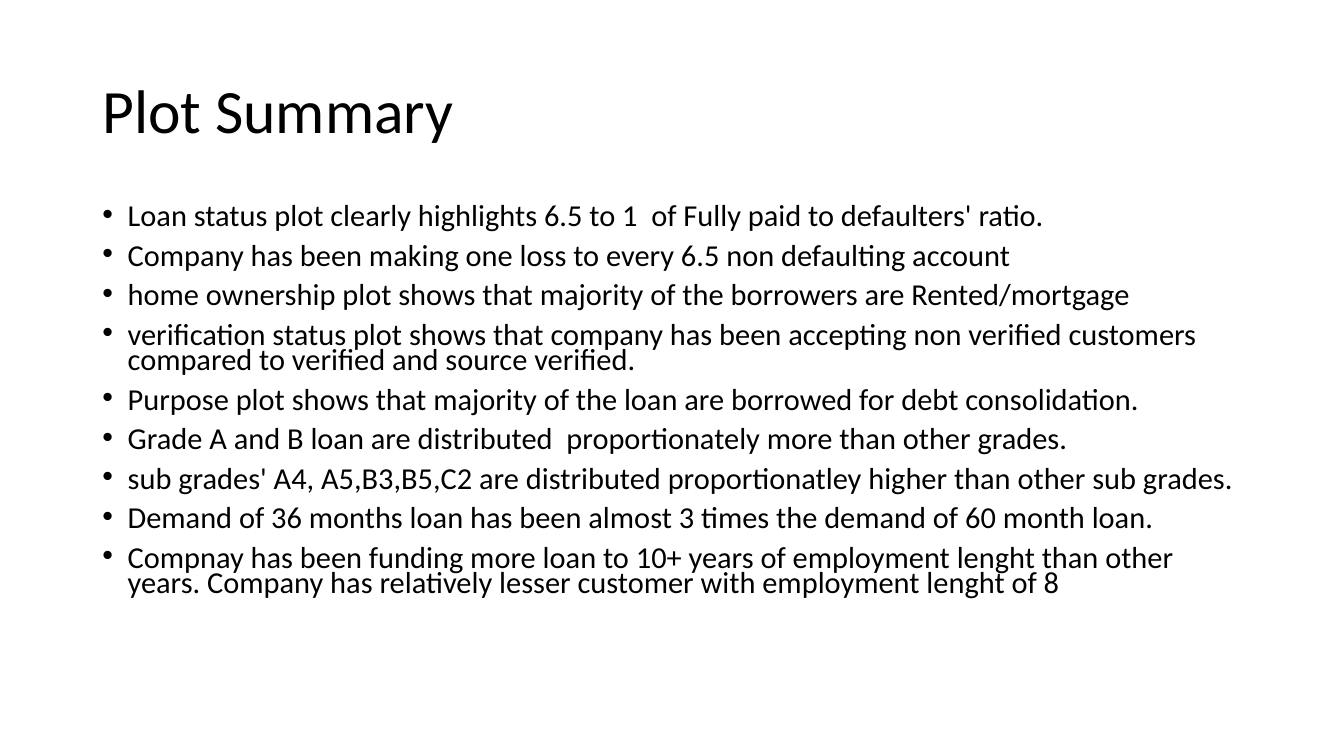
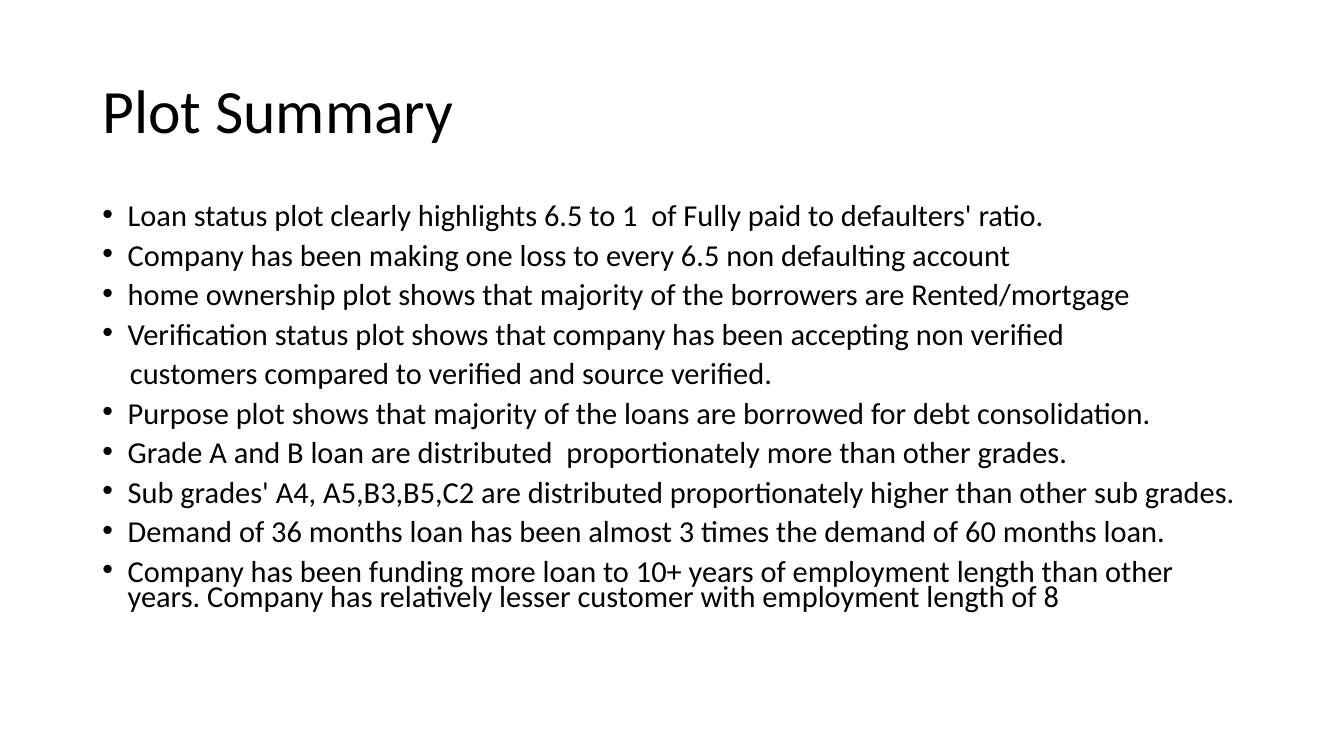
Before and after one commit to CharlieThomasCTG/LendingClubEDA, a slide deck: slide 4 of EDA LENDING CLUB.pptx. Drawn at 1344x756 pixels with LibreOffice and Linux fonts; fonts in the diff are those of the drawing. Boxes give left, top, right and bottom in pixels: in the first picture for what was removed or moved away, otherwise in the second. Text is boxed around its words. In the diff, an @@ line names an element or a change of style, - is before the commit and + after.

```diff
--- a/EDA LENDING CLUB.pptx
+++ b/EDA LENDING CLUB.pptx
@@ text at (128,324,1150,430): text changed @@
-• verification status plot shows that company has been accepting non verified customers compared to verified and source verified.
-• Purpose plot shows that majority of the loan are borrowed for debt consolidation.
+• Verification status plot shows that company has been accepting non verified
+customers compared to verified and source verified.
+• Purpose plot shows that majority of the loans are borrowed for debt consolidation.
@@ text at (128,482,1234,613): text changed @@
-• sub grades' A4, A5,B3,B5,C2 are distributed proportionatley higher than other sub grades.
-• Demand of 36 months loan has been almost 3 times the demand of 60 month loan.
-• Compnay has been funding more loan to 10+ years of employment lenght than other years. Company has relatively lesser customer with employment lenght of 8
+• Sub grades' A4, A5,B3,B5,C2 are distributed proportionately higher than other sub grades.
+• Demand of 36 months loan has been almost 3 times the demand of 60 months loan.
+• Company has been funding more loan to 10+ years of employment length than other years. Company has relatively lesser customer with employment length of 8
```
Also in this commit, not shown: 5 other slides changed, 6 slides added, 1 slide removed.
